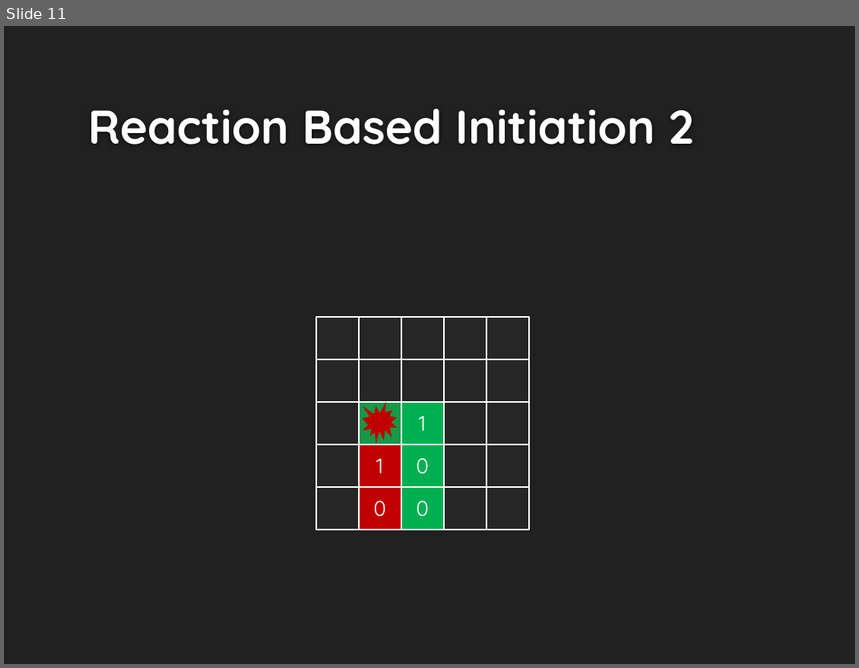
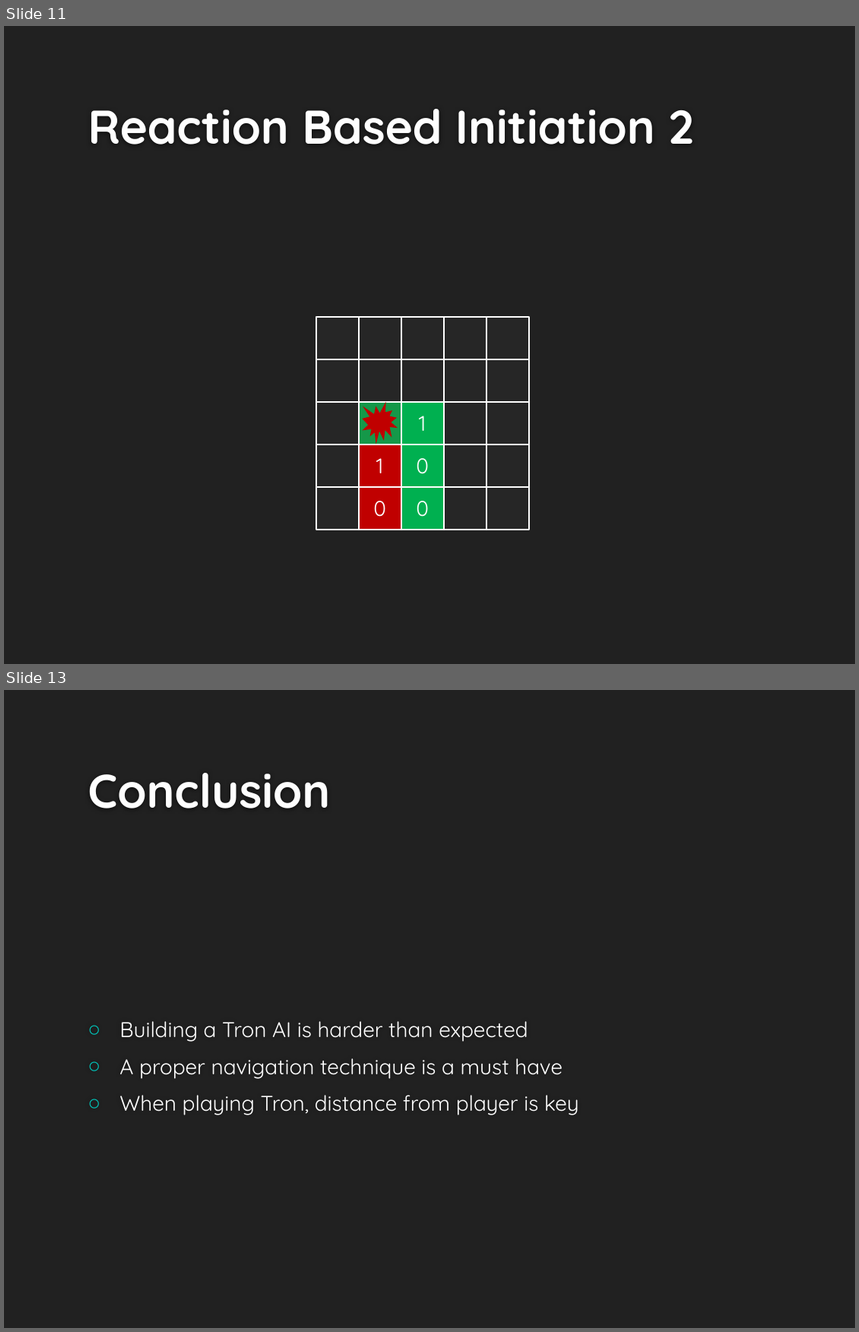
Before and after one commit to UWWAIProject/TronAI, a slide deck: Hammerhead Tron AI.pptx. Shown one above the other, each under a label of ours: slide 11 before the commit, slides 11 and 13 after it; the slides between them are not shown. The pictures are 859x668 and 859x1332 pixels, drawn with LibreOffice and Linux fonts; fonts in the diff are those of the drawing; background and template pictures are left out. Boxes give left, top, right and bottom in pixels: in the first picture for what was removed or moved away, otherwise in the second. Text is boxed around its words. In the diff, an @@ line names an element or a change of style, - is before the commit and + after.

```diff
--- a/Hammerhead Tron AI.pptx
+++ b/Hammerhead Tron AI.pptx
@@ slide 13 added at (4, 690, 855, 1328), background #212121 @@
@@ title added at (88, 773, 330, 809), 40 pt, text #FEFEFE, bold @@
+Conclusion
@@ text added at (120, 1021, 579, 1116), 18 pt, text #FFFFFF @@
+○ Building a Tron AI is harder than expected
+○ A proper navigation technique is a must have
+○ When playing Tron, distance from player is key
```
Also in this commit, not shown: 1 slide changed, 1 other slide added, 1 slide removed.
